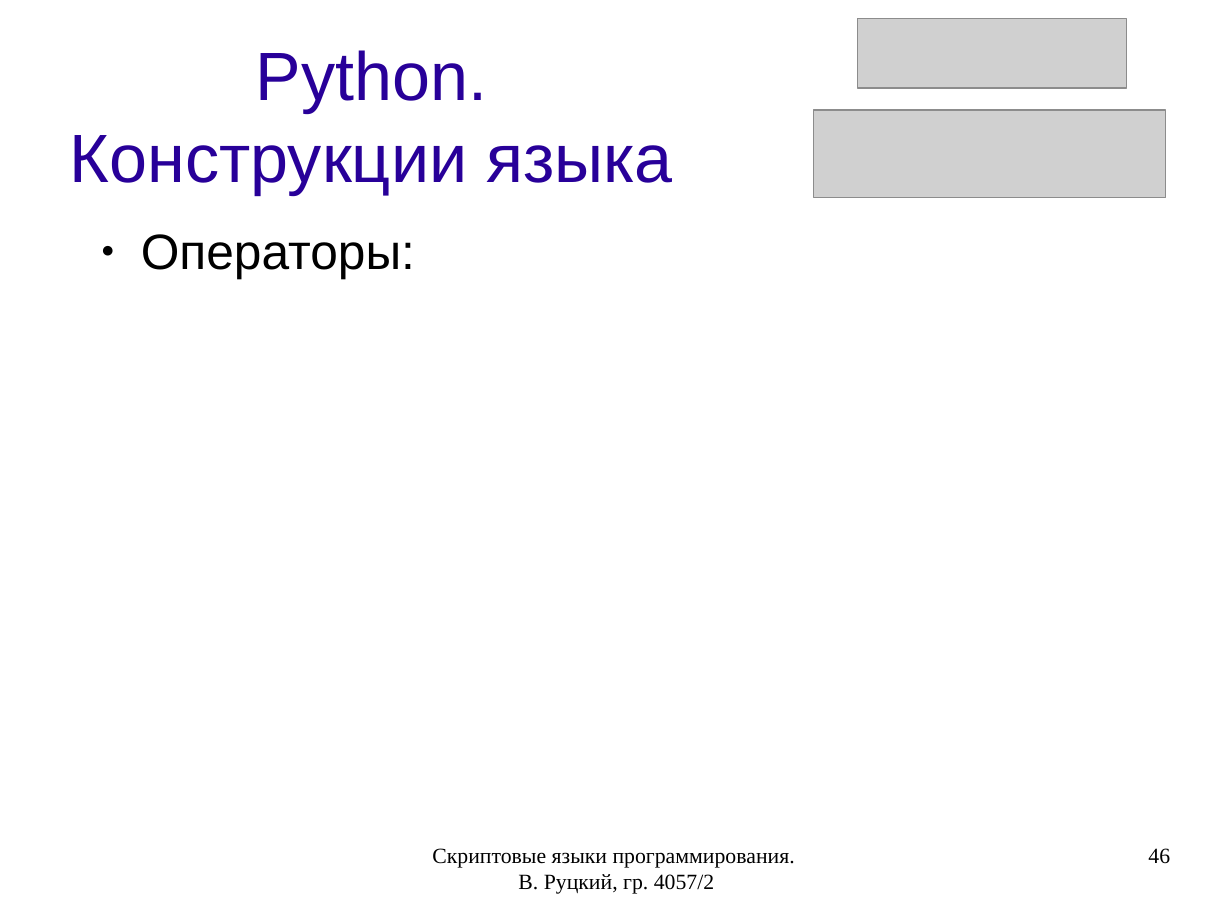
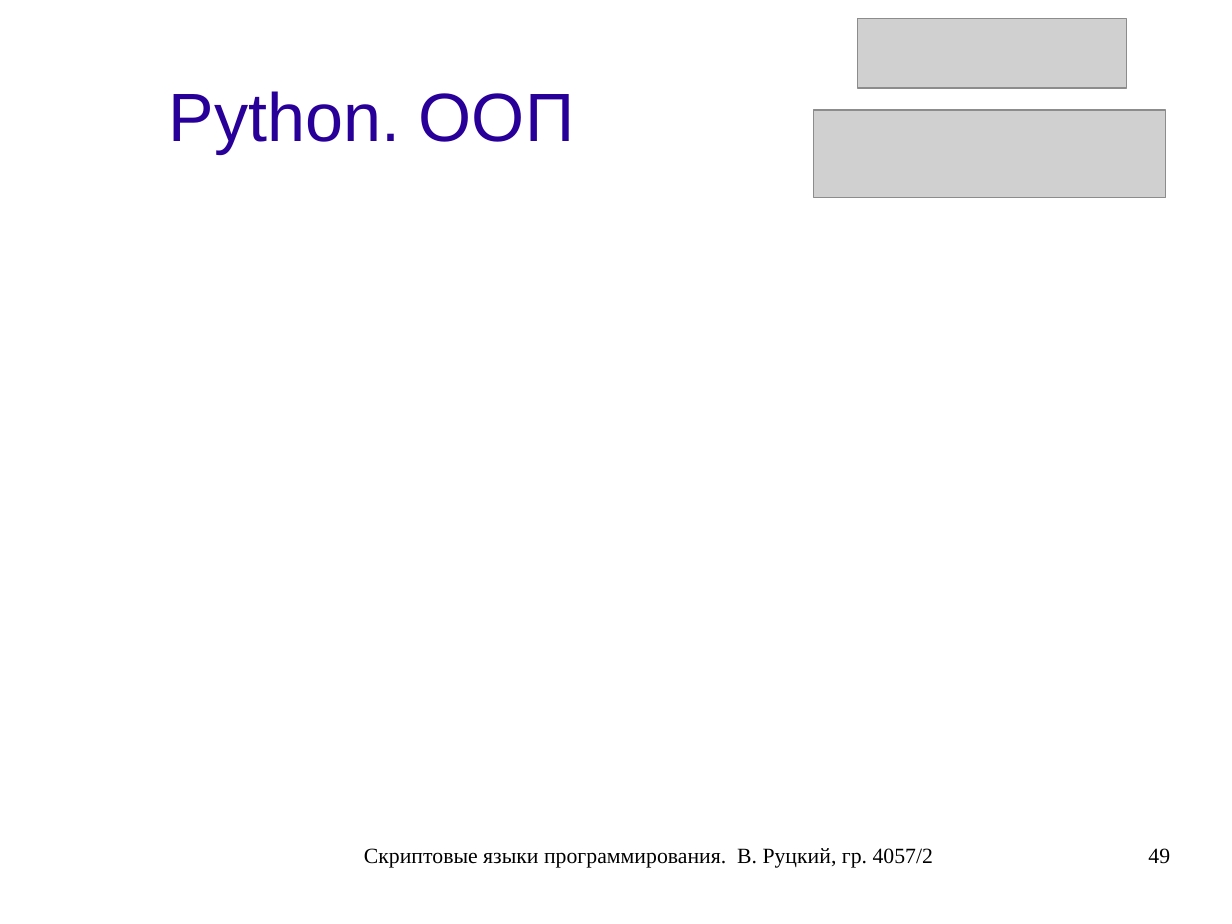
Before and after one commit to rutsky/semester07, a slide deck: slide 49 of Operation_systems/scripting_languages/40572_Rutsky_Scripting_languages.odp (slide 46 before the commit). Drawn at 1232x924 pixels with LibreOffice and Linux fonts; fonts in the diff are those of the drawing; grey boxes stand for pictures. Boxes give left, top, right and bottom in pixels: in the first picture for what was removed or moved away, otherwise in the second. Text is boxed around its words. In the diff, an @@ line names an element or a change of style, - is before the commit and + after.

Commit message:
WIP: finished Python TOC.

```diff
--- a/Operation_systems/scripting_languages/40572_Rutsky_Scripting_languages.odp
+++ b/Operation_systems/scripting_languages/40572_Rutsky_Scripting_languages.odp
@@ title at (x1=169, y1=91, x2=574, y2=153): text changed @@
-Python. Конструкции языка
+Python. ООП
@@ text removed at (x1=141, y1=234, x2=415, y2=279) @@
-● Операторы:
@@ text "Скриптовые языки программирования. В. Руцкий, ..." rewrapped from (x1=432, y1=848, x2=795, y2=894) to (x1=364, y1=848, x2=933, y2=868) @@
@@ page number removed at (x1=1148, y1=848, x2=1170, y2=864) @@
-46
@@ page number added at (x1=1148, y1=848, x2=1170, y2=864), 14 pt, text #000000 @@
+49
```
Also in this commit, not shown: 54 other slides changed, 7 slides added.
